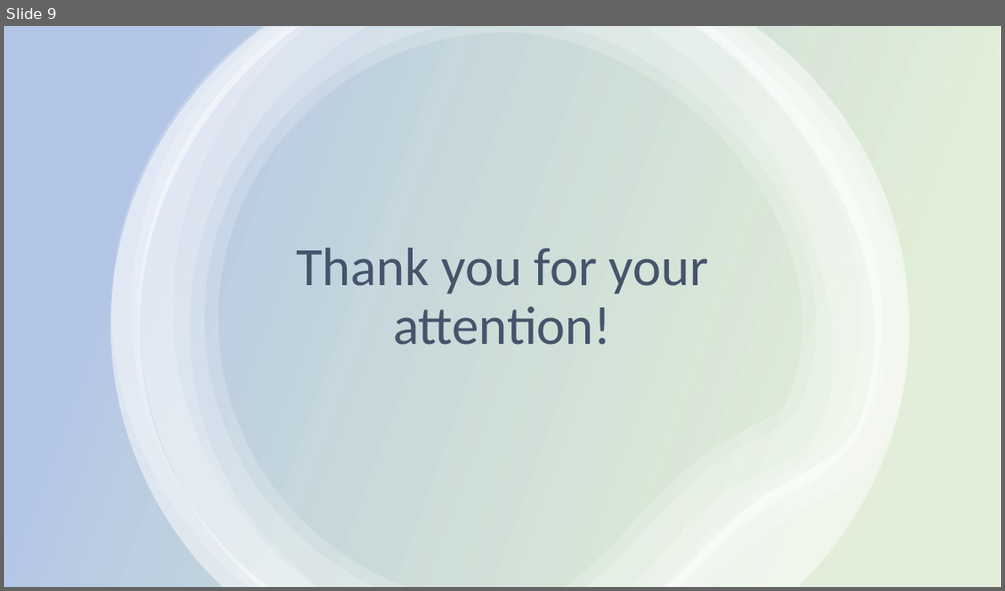
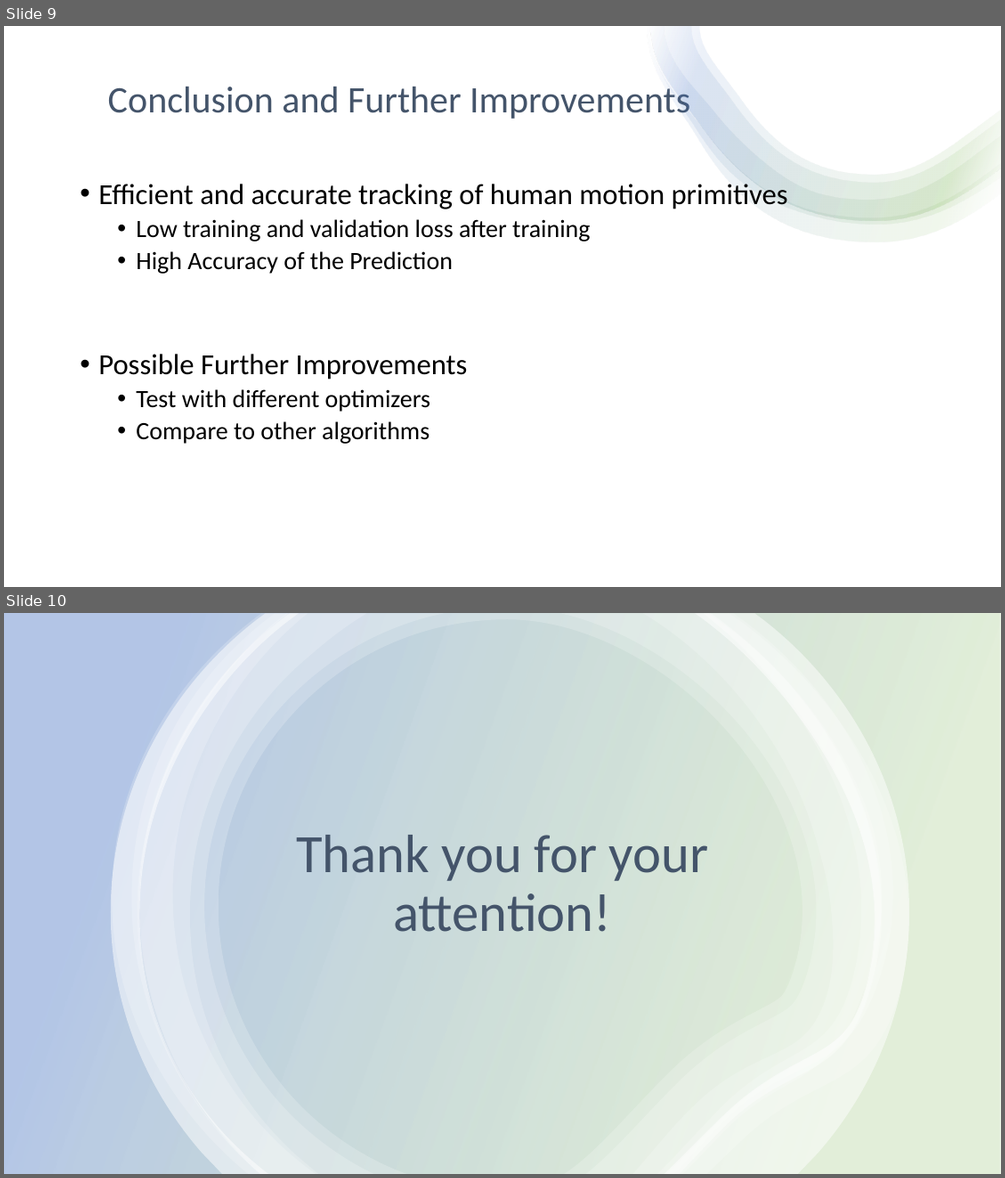
Before and after one commit to erikhelmut/ADL-recognition-with-wrist-worn-accelerometer, a slide deck: Activities of Daily Living-recognition-with-wrist-worn-accelerometer.pptx. Shown one above the other, each under a label of ours: slide 9 before the commit, slides 9 and 10 after it. The pictures are 1005x591 and 1005x1178 pixels, drawn with LibreOffice and Linux fonts; fonts in the diff are those of the drawing. Boxes give left, top, right and bottom in pixels: in the first picture for what was removed or moved away, otherwise in the second. Text is boxed around its words. In the diff, an @@ line names an element or a change of style, - is before the commit and + after.

Commit message:
Fixed typo, added conclusion, added data description, added training description, added evaluation

```diff
--- a/Activities of Daily Living-recognition-with-wrist-worn-accelerometer.pptx
+++ b/Activities of Daily Living-recognition-with-wrist-worn-accelerometer.pptx
@@ slide 9 added at bbox=[4, 26, 1001, 587], background #FFFFFF @@
@@ rectangle added at bbox=[4, 26, 1001, 587], fill #FFFFFF @@
@@ group added at bbox=[647, 26, 1001, 242]: 4 freeform shapes @@
@@ title added at bbox=[108, 82, 690, 119], 36 pt, text #44546A @@
+Conclusion and Further Improvements
@@ text added at bbox=[98, 180, 788, 443], 24 pt, text #000000 @@
+• Efficient and accurate tracking of human motion primitives
+  • Low training and validation loss after training
+  • High Accuracy of the Prediction
+• Possible Further Improvements
+  • Test with different optimizers
+  • Compare to other algorithms
@@ what was slide 9 is now slide 10 @@
```
Also in this commit, not shown: 5 slides changed, 2 other slides added, 2 slides removed.
